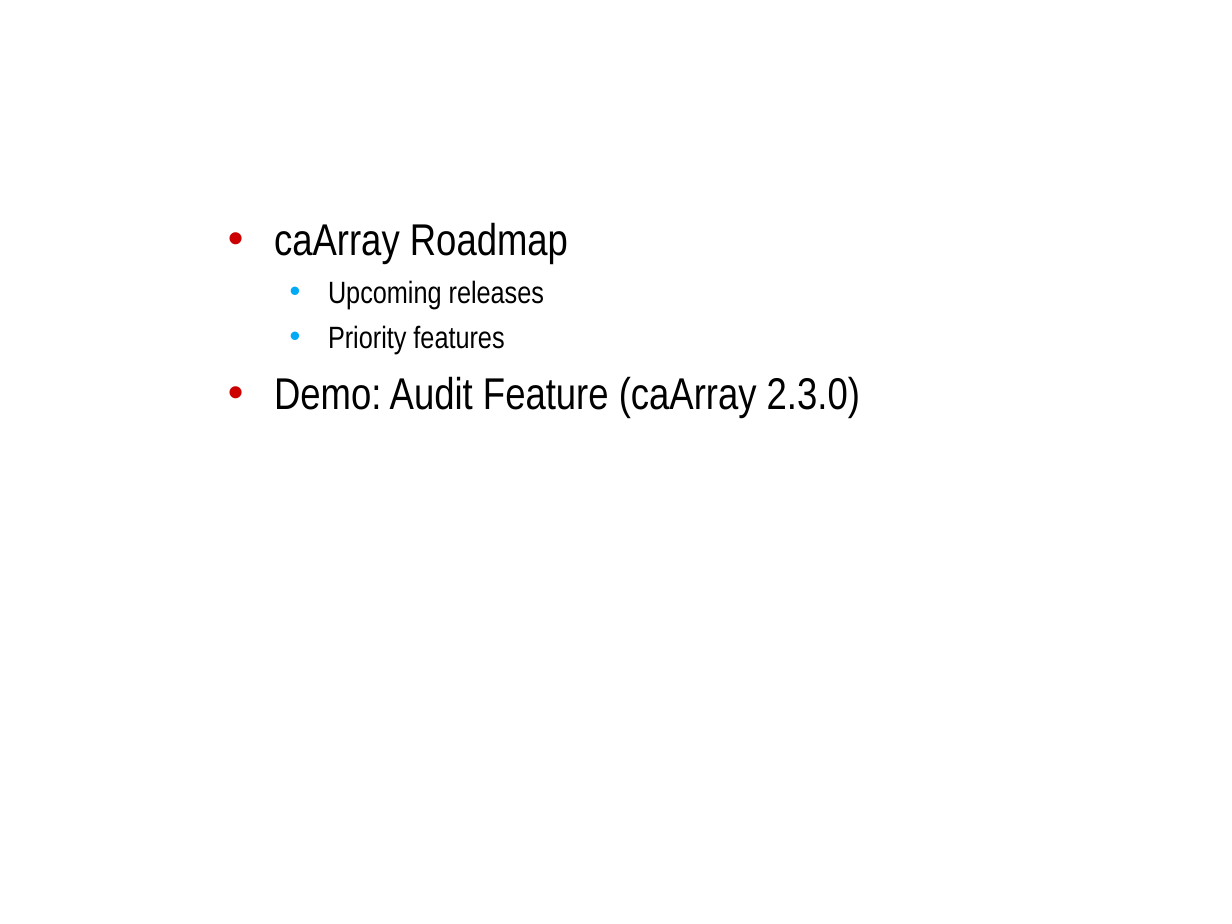
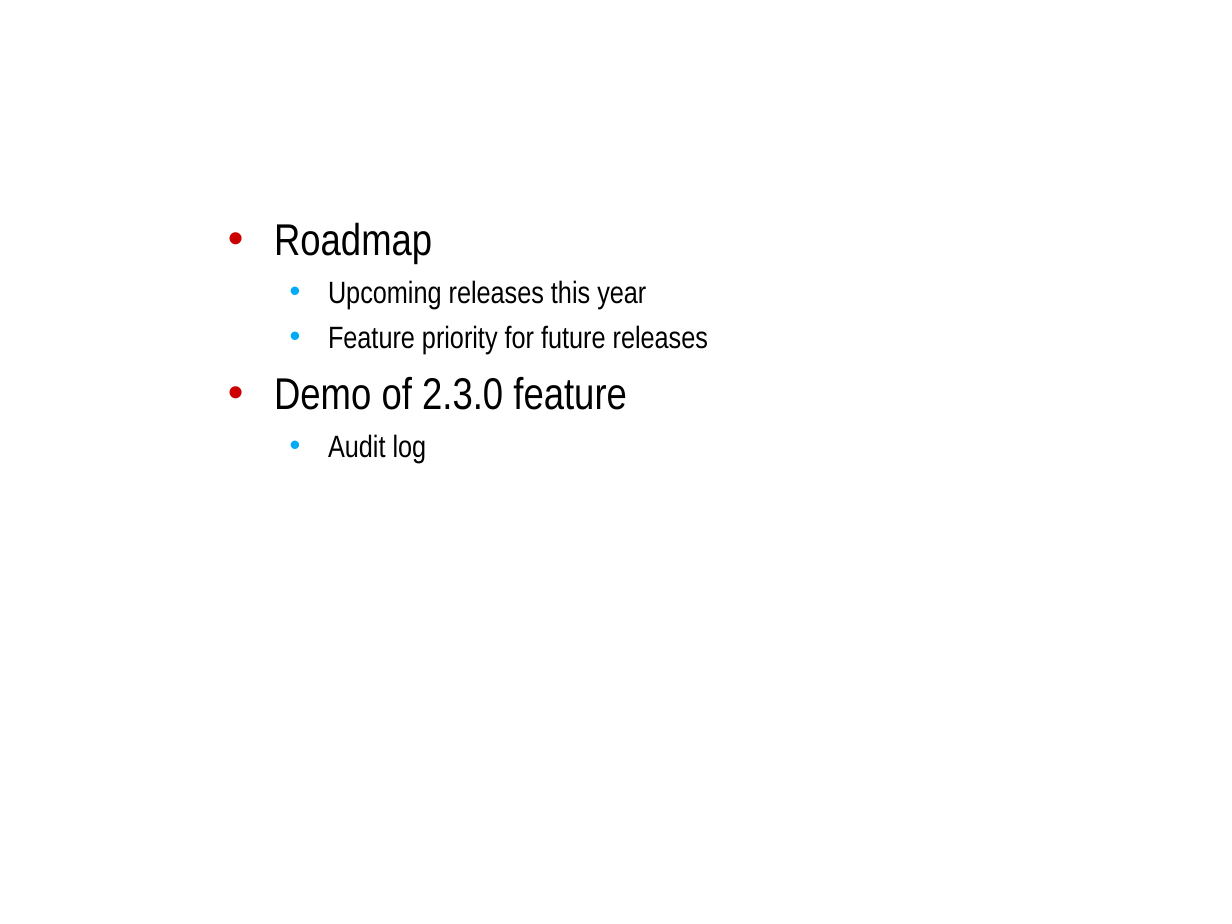
Before and after one commit to NCIP/caarray-docs, a slide deck: slide 2 of project_management/open_meetings/caArray User Community Meeting 2009.06.03.ppt. Drawn at 1232x924 pixels with LibreOffice and Linux fonts; fonts in the diff are those of the drawing; background and template pictures are left out. Boxes give left, top, right and bottom in pixels: in the first picture for what was removed or moved away, otherwise in the second. Text is boxed around its words. In the diff, an @@ line names an element or a change of style, - is before the commit and + after.

Commit message:
Slides for caArray user community meeting.

```diff
--- a/project_management/open_meetings/caArray User Community Meeting 2009.06.03.ppt
+++ b/project_management/open_meetings/caArray User Community Meeting 2009.06.03.ppt
@@ text at (x1=274, y1=222, x2=708, y2=463): text changed; size 26 to 18 pt @@
-• caArray Roadmap
-  • Upcoming releases
-  • Priority features
-• Demo: Audit Feature (caArray 2.3.0)
+• Roadmap
+  • Upcoming releases this year
+  • Feature priority for future releases
+• Demo of 2.3.0 feature
+  • Audit log
```
Also in this commit, not shown: 8 other slides changed, 4 slides added.
